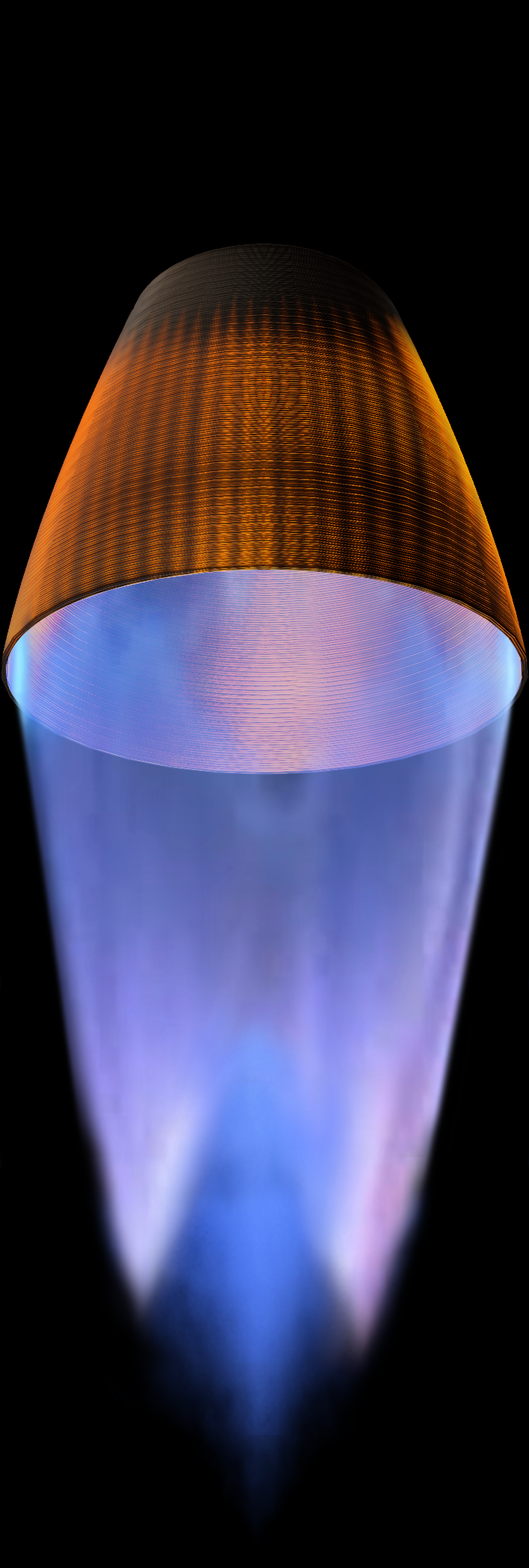
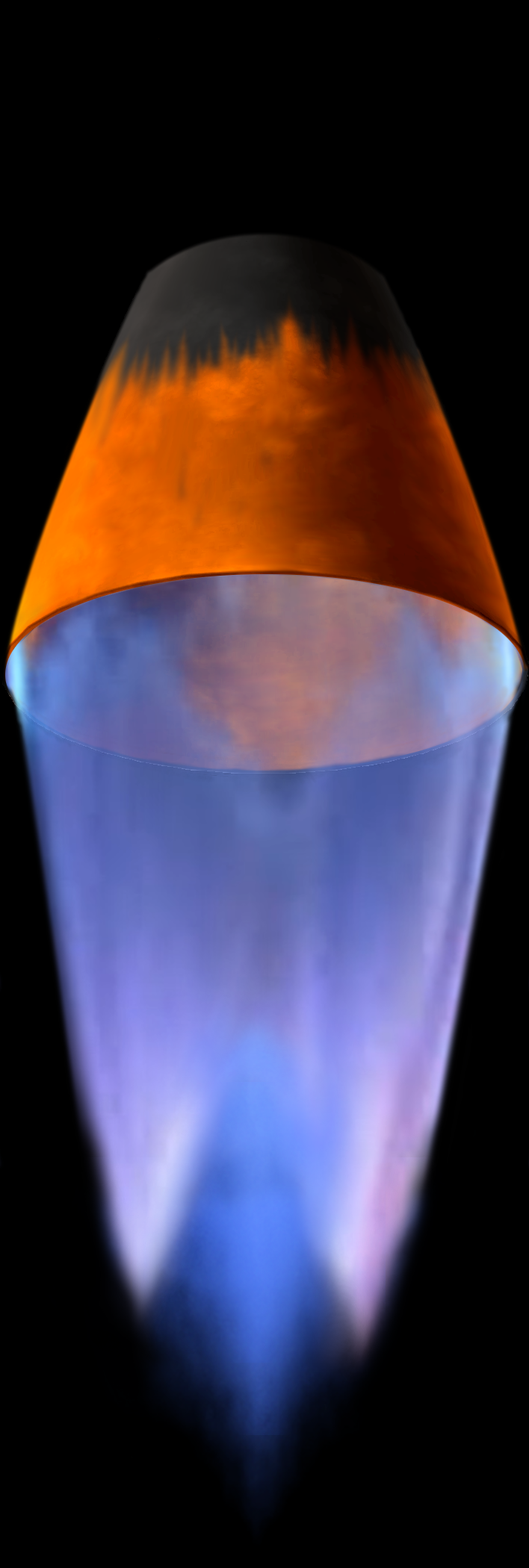
The second w=529, h=1568 image is a revision of the first. Changes to its layers:
painted on "Layer #2" over left=0, top=243, right=529, bottom=786
added layer "Layer #3" above "Layer #1" over left=0, top=232, right=529, bottom=775
added layer "Layer #1" above "Layer" over left=0, top=232, right=529, bottom=775
